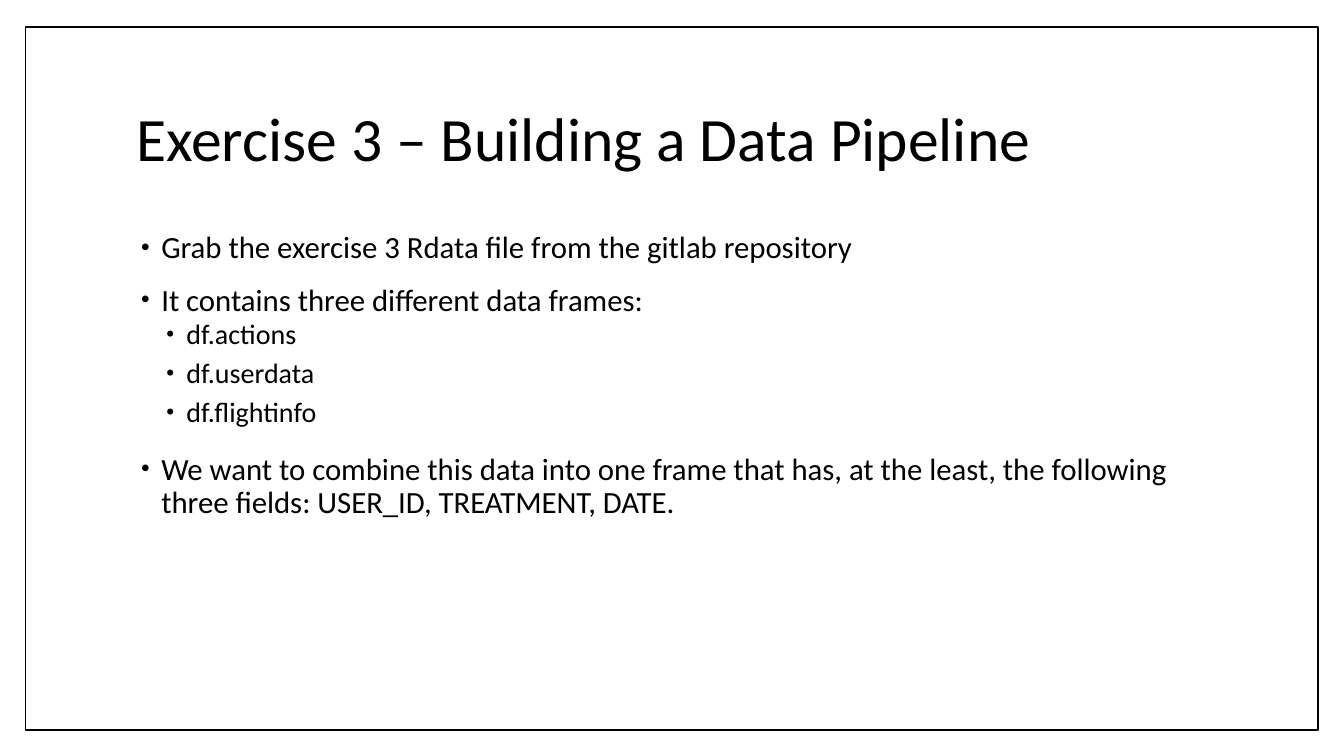
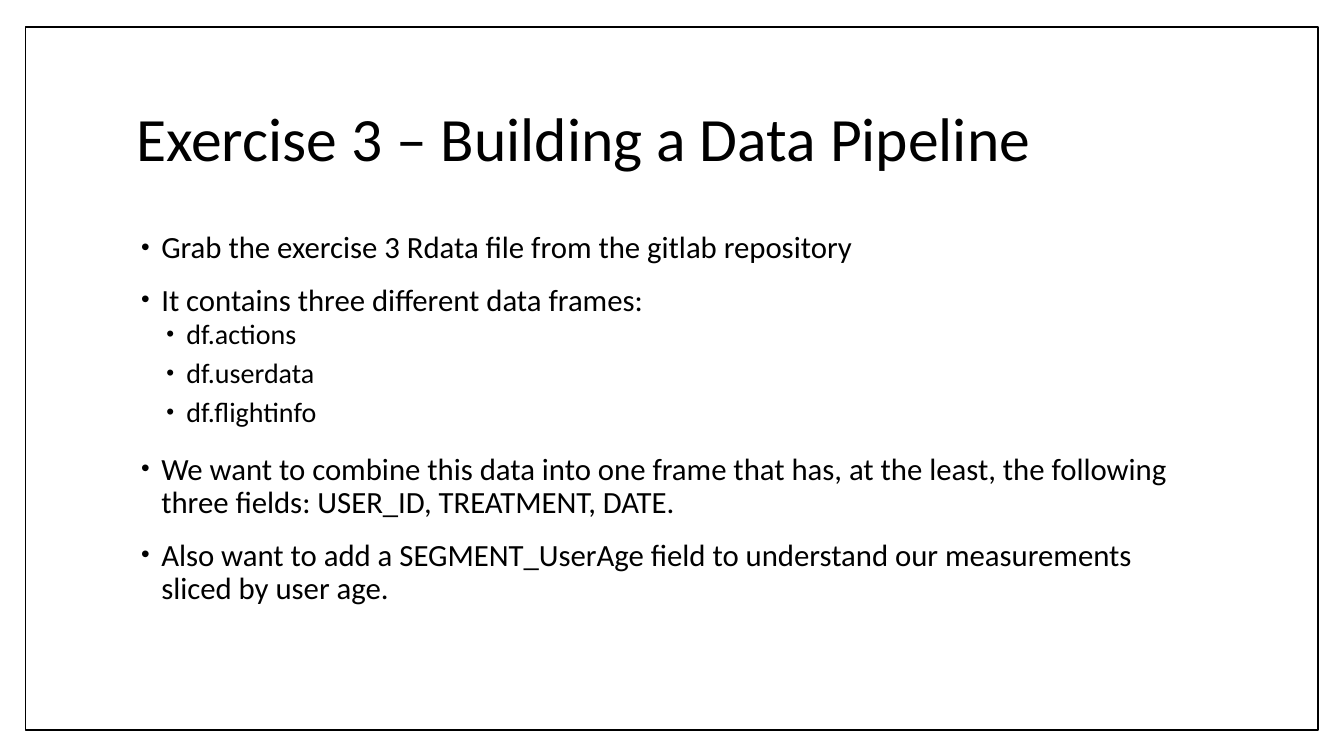
Before and after one commit to paulraff/2016CAPP, a slide deck: slide 45 of 2016 - CAPP Workshop.pptx. Drawn at 1344x756 pixels with LibreOffice and Linux fonts; fonts in the diff are those of the drawing. Boxes give left, top, right and bottom in pixels: in the first picture for what was removed or moved away, otherwise in the second. Text is boxed around its words. In the diff, an @@ line names an element or a change of style, - is before the commit and + after.

```diff
--- a/2016 - CAPP Workshop.pptx
+++ b/2016 - CAPP Workshop.pptx
@@ text at [161,544,1131,605]: paragraph added @@
+• Also want to add a SEGMENT_UserAge field to understand our measurements sliced by user age.
```
Also in this commit, not shown: 1 other slide changed, 1 slide added.
